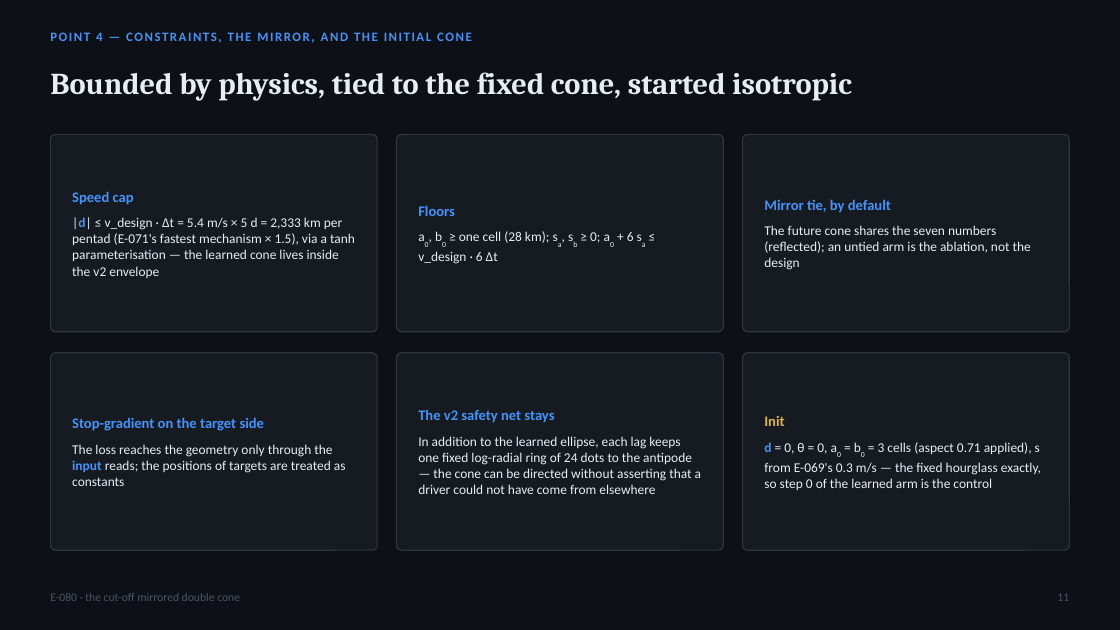
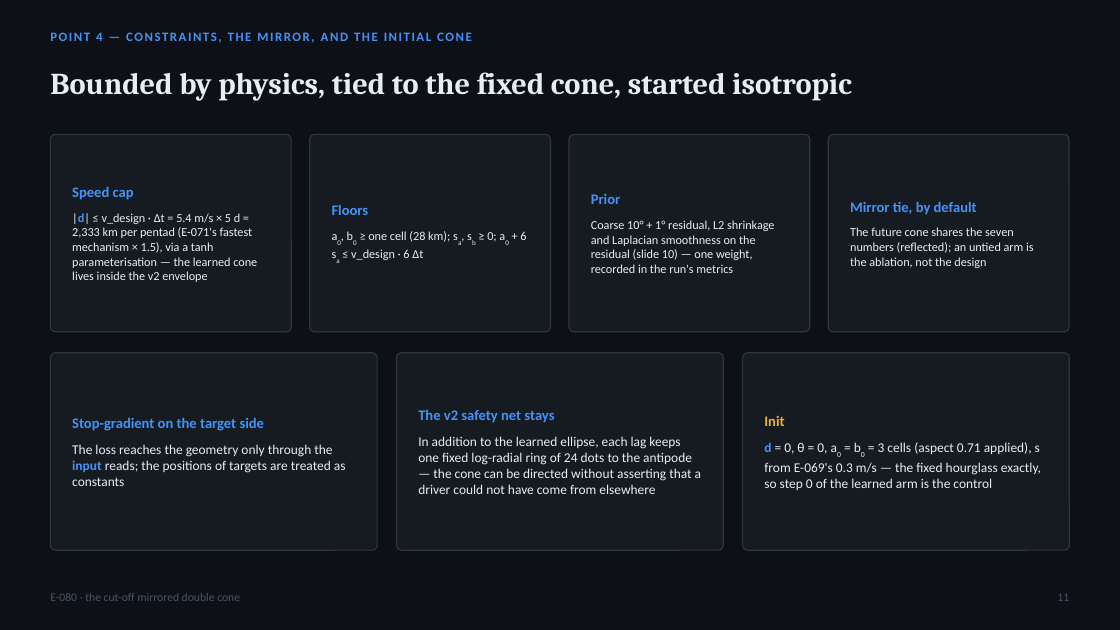
Before and after one commit to blauewelt/earth, a slide deck: slide 11 of ml/plans/E080_hourglass_cone_deck.pptx. Drawn at 1120x630 pixels with LibreOffice and Linux fonts; fonts in the diff are those of the drawing. Boxes give left, top, right and bottom in pixels: in the first picture for what was removed or moved away, otherwise in the second. Text is boxed around its words. In the diff, an @@ line names an element or a change of style, - is before the commit and + after.

```diff
--- a/ml/plans/E080_hourglass_cone_deck.pptx
+++ b/ml/plans/E080_hourglass_cone_deck.pptx
@@ rounded rectangle: place and size @@
-rounded rectangle at [50,134,377,332]
+rounded rectangle at [50,134,292,332]
@@ rounded rectangle: place and size @@
-rounded rectangle at [397,134,723,332]
+rounded rectangle at [310,134,551,332]
@@ text "Floors": place and size @@
-text "Floors" at [418,205,634,264]
+text "Floors" at [351,231,526,260]
@@ rounded rectangle added at [569,134,810,332], fill #161B22, outline #30363D 1 pt @@
@@ rounded rectangle: place and size @@
-rounded rectangle at [743,134,1070,332]
+rounded rectangle at [828,134,1070,332]
@@ text "Mirror tie, by default": place and size @@
-text "Mirror tie, by default" at [764,199,1031,270]
+text "Mirror tie, by default" at [850,201,1034,268]
@@ text added at [591,194,774,273], 10.5 pt, text #E6EDF3 @@
+Prior
+Coarse 10° + 1° residual, L2 shrinkage and Laplacian smoothness on the residual (slide 10) — one weight, recorded in the run's metrics
@@ text at [72,213,257,282]: size 11.5 to 10.5 pt @@
@@ text at [351,231,526,260]: size 11.5 to 10.5 pt in "a0, b0 ≥ one cell (28 km); ..." @@
@@ text at [850,227,1034,268]: size 11.5 to 10.5 pt in "The future cone shares the seven numbers ..." @@
```
Also in this commit, not shown: 6 other slides changed, 6 other files.
